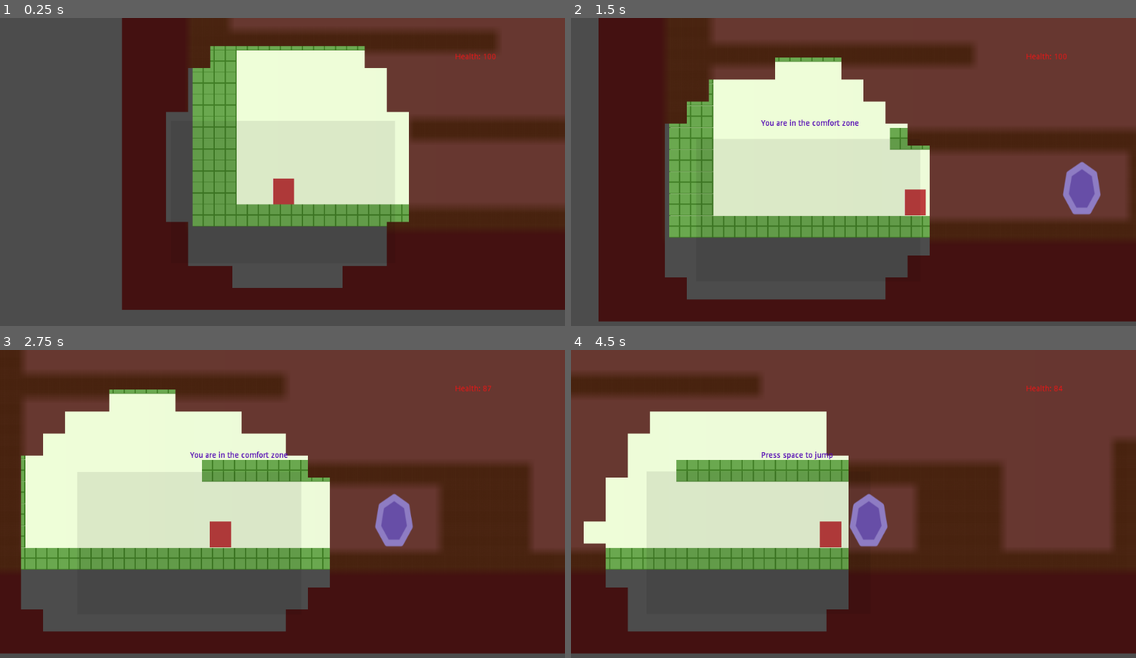
Above: before the commit, frames 1-4 (two rows, left to right).
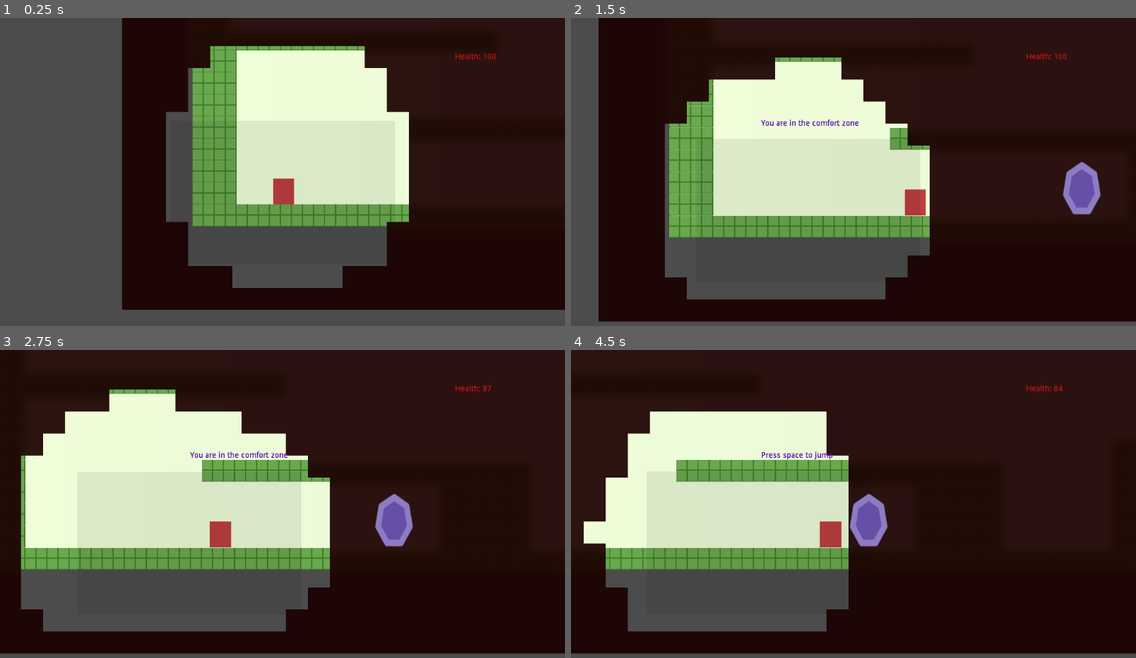
Above: after the commit, the same moments.

Repository: glitchcore/comfort
Game: Godot game, scene res://Scenes/BaseLevel.tscn
The game is run twice, just before and just after one commit, with the same random seed, the same clock (stepped at 60 frames per second) and the same inputs.
Inputs:
- Up to frame 1 (0.25 s): no input
- Up to frame 2 (1.5 s): hold Right (ui_right) from 0.53 s (still down); tap Space (jump) at 0.77 s
- Up to frame 3 (2.75 s): tap Space (jump) at 1.52 s; release Right (ui_right) at 2.03 s; hold Left (ui_left) from 2.03 s (still down)
- Up to frame 4 (4.5 s): release Left (ui_left) at 2.78 s; hold Right (ui_right) 2.78-4.28 s; tap Space (jump) at 3.02, 3.77 s; hold Left (ui_left) from 4.28 s (still down)

The runs differ from the first frame. In frame 1, 45% of the frame differs, in the area x 21-100%, y 0-95%; in frame 2, 62%; in frame 3, 62%; in frame 4, 69%, in the area x 0-100%, y 0-99%.

Commit message:
tune shader

Diff:
--- a/Actors/Space.tscn
+++ b/Actors/Space.tscn
@@ -45,8 +45,8 @@
 	// color += texture(SCREEN_TEXTURE, SCREEN_UV).rgb;
 
 	COLOR = vec4(vec3(0.), 1.);
-	COLOR.rgb += screen_color * 0.3;
-	COLOR.rgb += vec3(0.2, 0., 0.);
+	COLOR.rgb += screen_color * 0.1;
+	COLOR.rgb += vec3(0.1, 0., 0.);
 }"
 
 [sub_resource type="ShaderMaterial" id=2]
